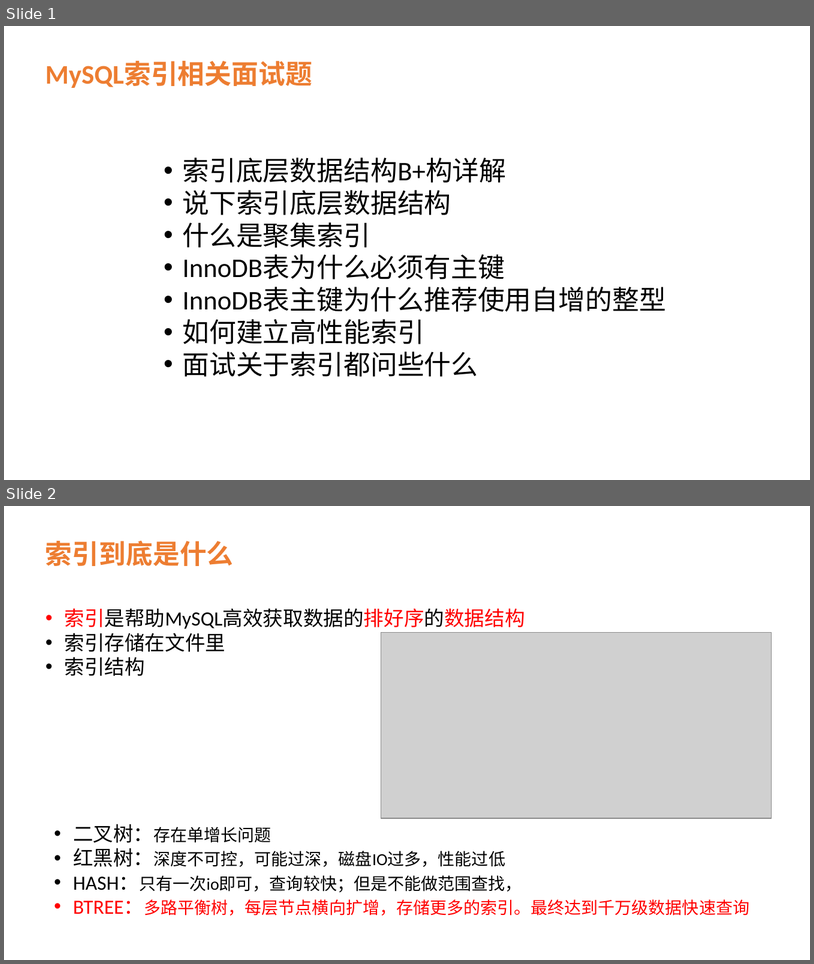
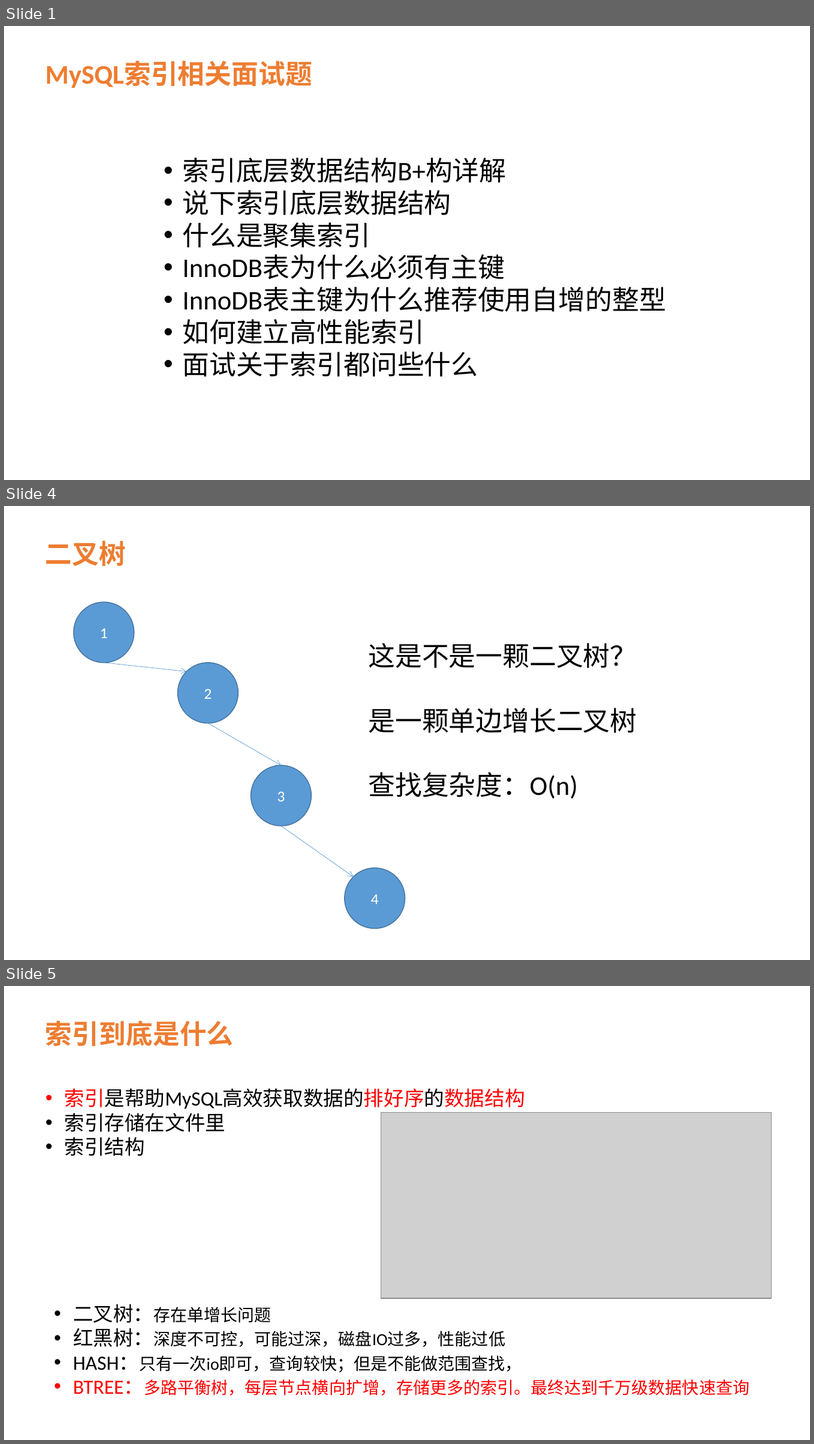
Before and after one commit to lei-zuquan/Jvm_Learn, a slide deck: src/main/java/com/java/z_exam/mysql/MySQL索引原理及如何建立高效索引.pptx. Shown one above the other, each under a label of ours: slides 1 and 2 before the commit, slides 1, 4 and 5 after it; the slides between them are not shown. The pictures are 814x964 and 814x1444 pixels, drawn with LibreOffice and Linux fonts; fonts in the diff are those of the drawing; grey boxes stand for pictures. Boxes give left, top, right and bottom in pixels: in the first picture for what was removed or moved away, otherwise in the second. Text is boxed around its words. In the diff, an @@ line names an element or a change of style, - is before the commit and + after.

```diff
--- a/src/main/java/com/java/z_exam/mysql/MySQL索引原理及如何建立高效索引.pptx
+++ b/src/main/java/com/java/z_exam/mysql/MySQL索引原理及如何建立高效索引.pptx
@@ slide 4 added at [4,506,810,960], background #FFFFFF @@
@@ text added at [45,541,126,566], 32 pt, text #ED7D31, bold @@
+二叉树
@@ ellipse added at [74,602,134,663], fill #5B9BD5, outline #43739E 1 pt, 18 pt, text #FFFFFF @@
+1
@@ text added at [368,643,637,798], 32 pt, text #000000 @@
+这是不是一颗二叉树？
+是一颗单边增长二叉树
+查找复杂度：O(n)
@@ arrow added from (104, 663) to (186, 671), #5B9BD5 0.5 pt @@
@@ ellipse added at [177,663,238,723], fill #5B9BD5, outline #43739E 1 pt, 18 pt, text #FFFFFF @@
+2
@@ arrow added from (208, 723) to (281, 765), #5B9BD5 0.5 pt @@
@@ ellipse added at [251,765,311,825], fill #5B9BD5, outline #43739E 1 pt, 18 pt, text #FFFFFF @@
+3
@@ arrow added from (281, 825) to (354, 877), #5B9BD5 0.5 pt @@
@@ ellipse added at [345,868,405,928], fill #5B9BD5, outline #43739E 1 pt, 18 pt, text #FFFFFF @@
+4
@@ what was slide 2 is now slide 5 @@
```
Also in this commit, not shown: 2 other slides added.
